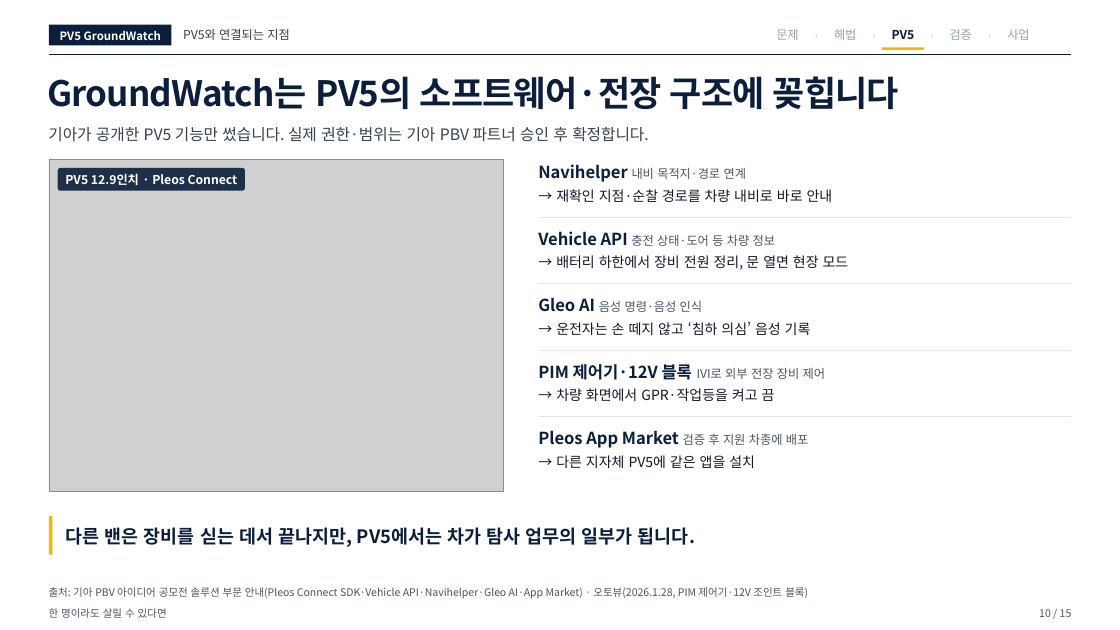
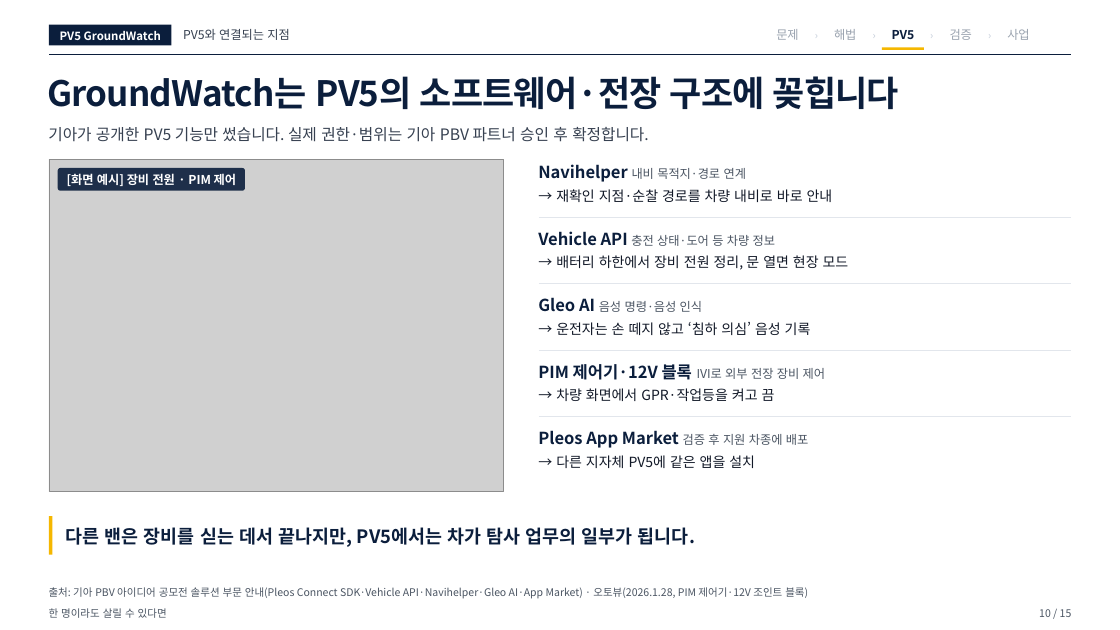
Before and after one commit to woojin-choe/pv5-hose-lab, a slide deck: slide 10 of ppt_all/PV5_GroundWatch_10_22.pptx. Drawn at 1120x630 pixels with LibreOffice and Linux fonts; fonts in the diff are those of the drawing; grey boxes stand for pictures. Boxes give left, top, right and bottom in pixels: in the first picture for what was removed or moved away, otherwise in the second. Text is boxed around its words. In the diff, an @@ line names an element or a change of style, - is before the commit and + after.

```diff
--- a/ppt_all/PV5_GroundWatch_10_22.pptx
+++ b/ppt_all/PV5_GroundWatch_10_22.pptx
@@ text at (x1=67, y1=173, x2=236, y2=186): text changed @@
-PV5 12.9인치 · Pleos Connect
+[화면 예시] 장비 전원 · PIM 제어
```
Also in this commit, not shown: 9 other slides changed, 29 other files.
